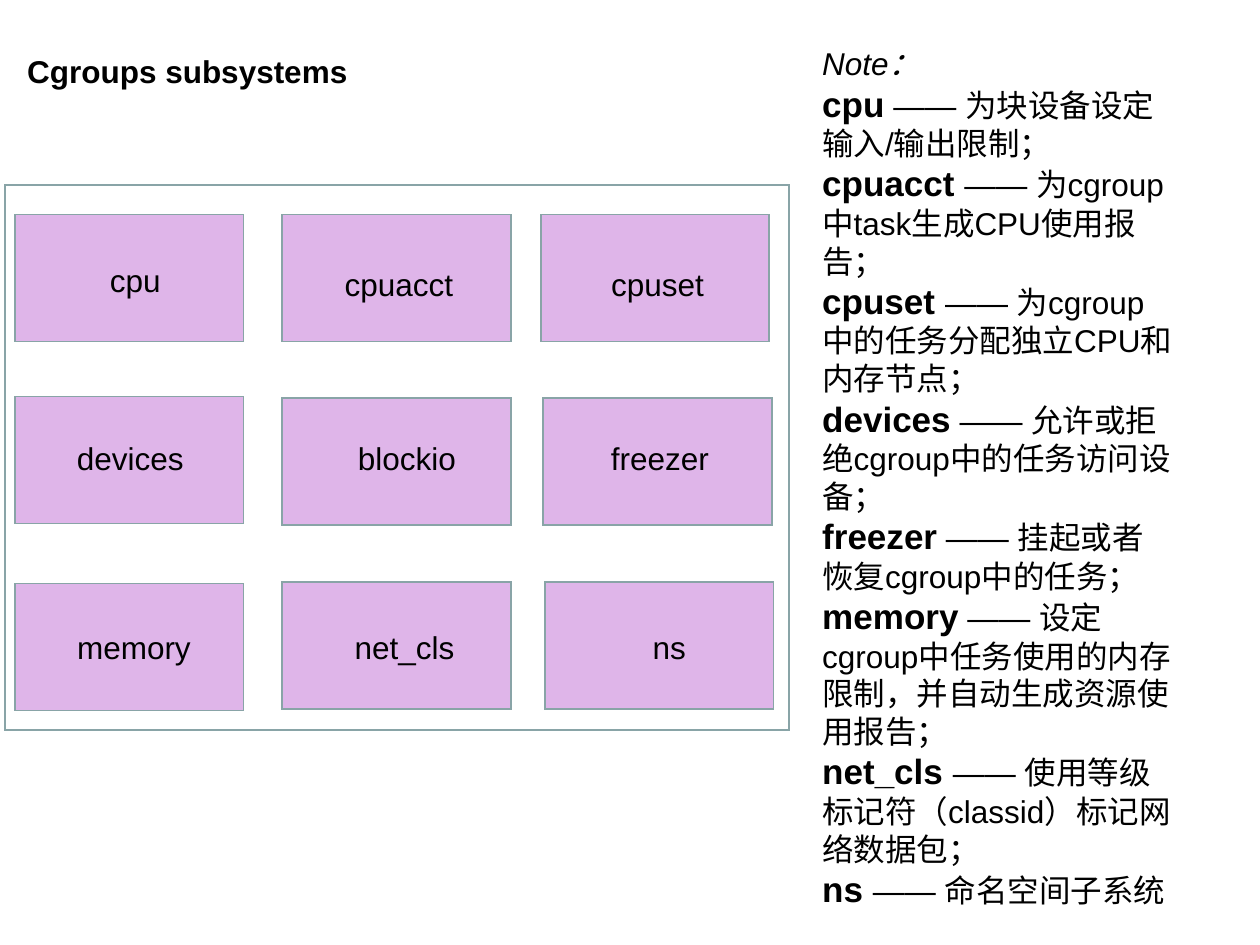
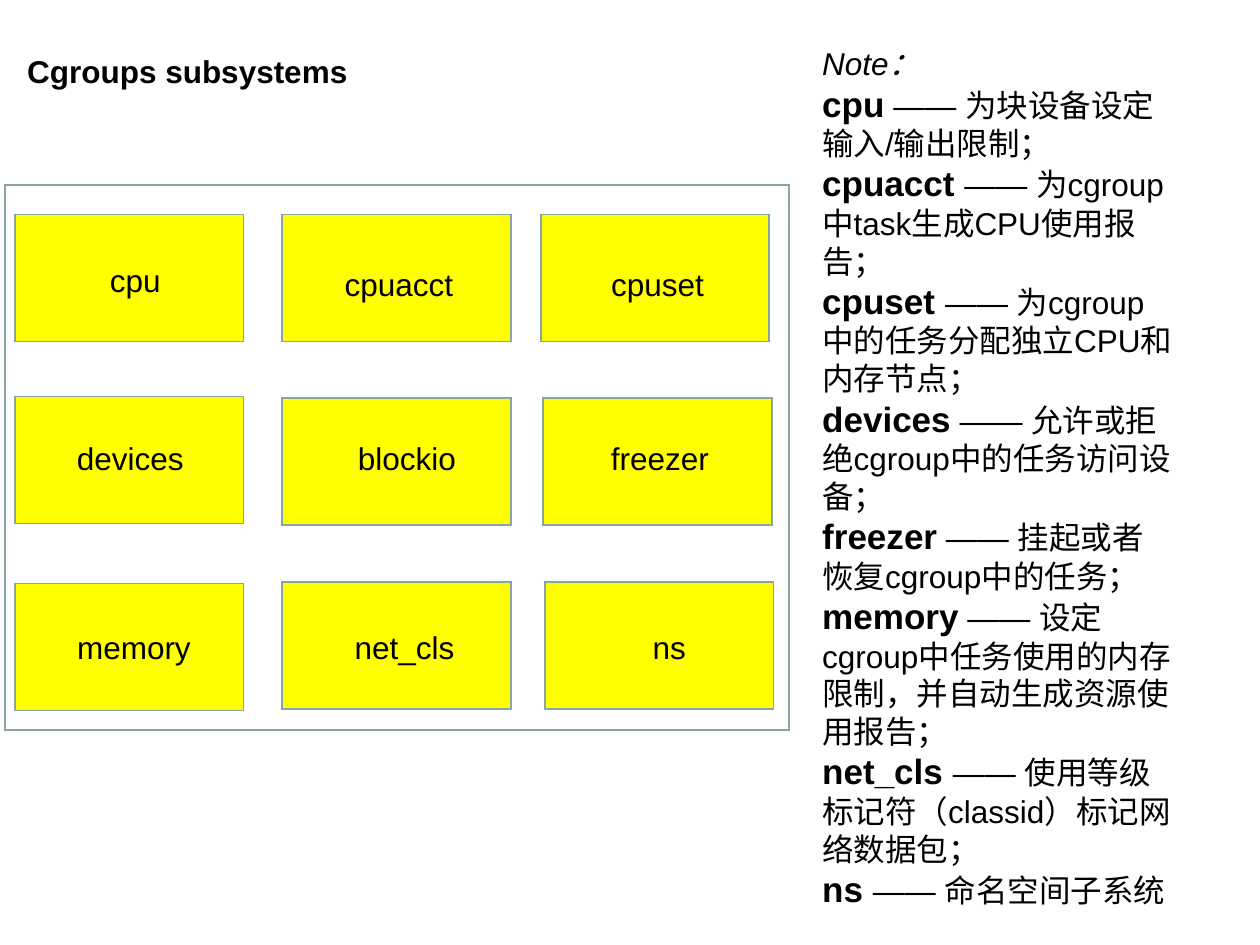
Before and after one commit to L-maple/architecture_diagrams, a slide deck: slide 7 of OS/CGroups.ppt. Drawn at 1260x945 pixels with LibreOffice and Linux fonts; fonts in the diff are those of the drawing. Boxes give left, top, right and bottom in pixels: in the first picture for what was removed or moved away, otherwise in the second. Text is boxed around its words. In the diff, an @@ line names an element or a change of style, - is before the commit and + after.

```diff
--- a/OS/CGroups.ppt
+++ b/OS/CGroups.ppt
@@ fill #DFB5E9 to #FFFF00 in 9 elements at <box>15,214,243,341</box>, <box>282,214,512,341</box>, <box>541,214,769,341</box>, <box>15,397,243,524</box>, <box>282,398,512,525</box>, <box>543,398,772,525</box>, <box>15,583,244,711</box>, <box>282,582,512,709</box>, <box>544,582,772,709</box> @@
```
Also in this commit, not shown: 3 other slides changed, 6 slides added, 4 slides removed, 3 other files.
